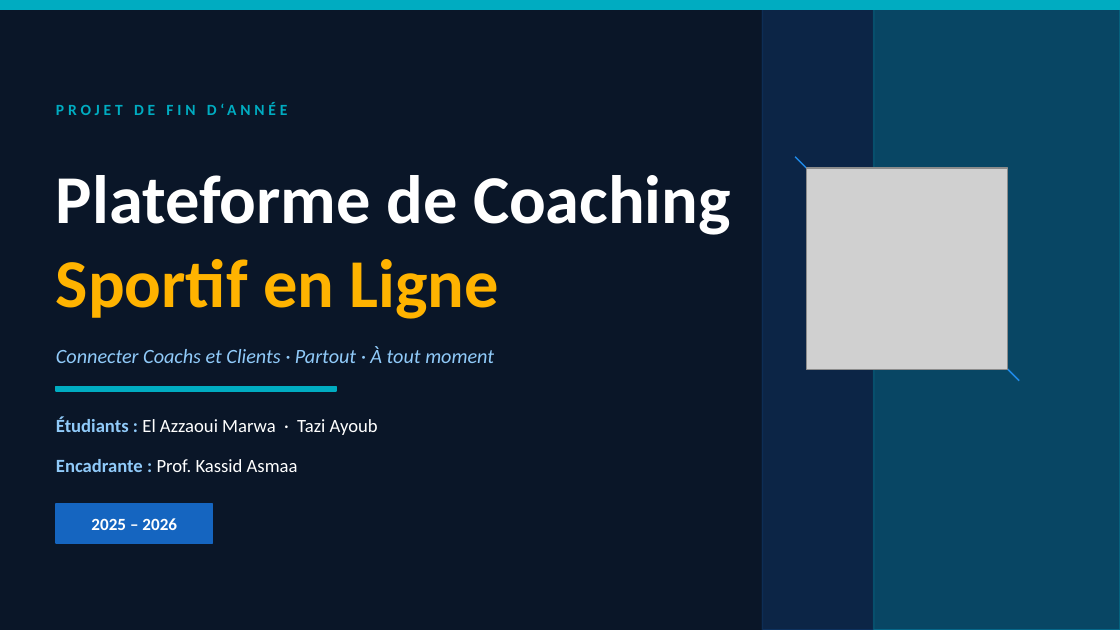
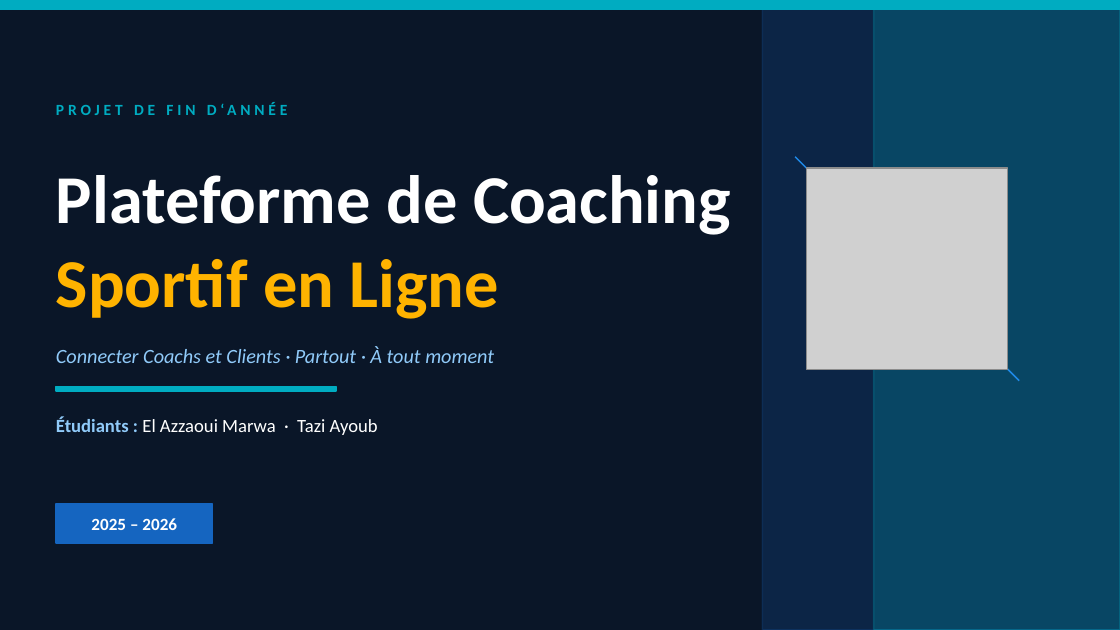
Before and after one commit to Mirmarwa/fitness-coachingApp, a slide deck: slide 1 of projet ppt python fr.pptx. Drawn at 1120x630 pixels with LibreOffice and Linux fonts; fonts in the diff are those of the drawing; grey boxes stand for pictures. Boxes give left, top, right and bottom in pixels: in the first picture for what was removed or moved away, otherwise in the second. Text is boxed around its words. In the diff, an @@ line names an element or a change of style, - is before the commit and + after.

```diff
--- a/projet ppt python fr.pptx
+++ b/projet ppt python fr.pptx
@@ text removed at [56,459,298,472] @@
-Encadrante : Prof. Kassid Asmaa
```
Also in this commit, not shown: 8 other files.
